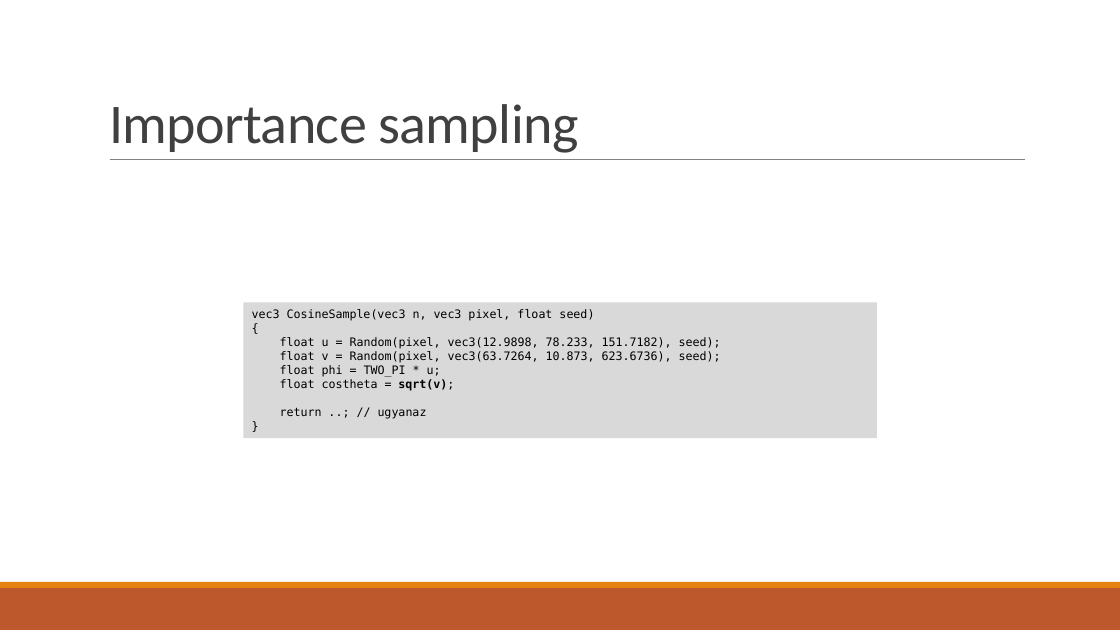
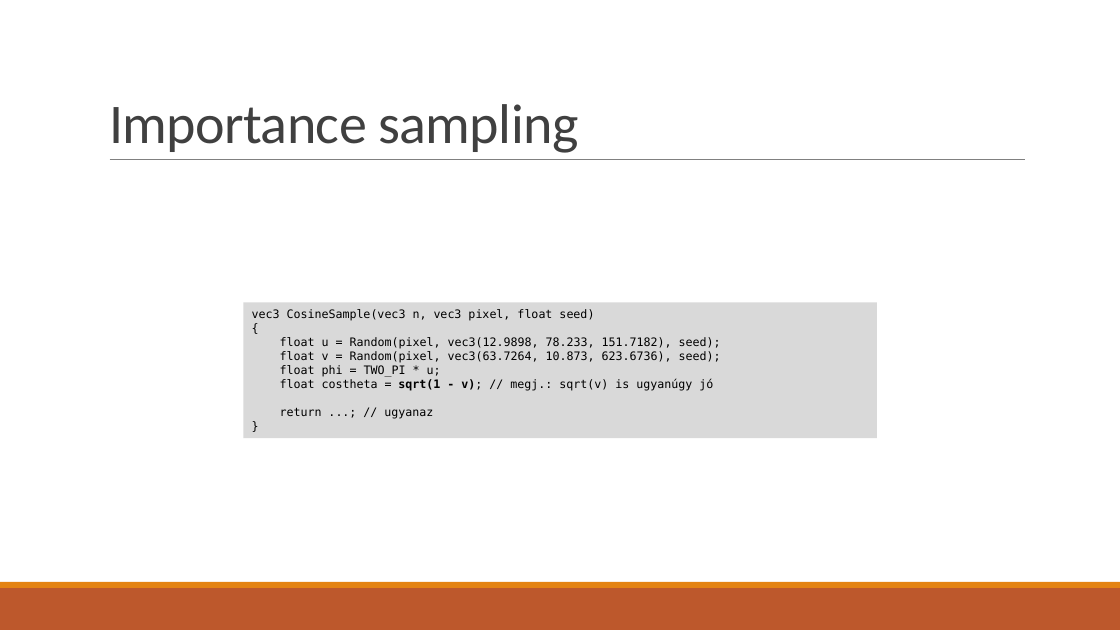
Before and after one commit to asylum2010/Asylum-s-ELTE-Exercises, a slide deck: slide 10 of PBR_EA_02.pptx. Drawn at 1120x630 pixels with LibreOffice and Linux fonts; fonts in the diff are those of the drawing; grey boxes stand for pictures. Boxes give left, top, right and bottom in pixels: in the first picture for what was removed or moved away, otherwise in the second. Text is boxed around its words. In the diff, an @@ line names an element or a change of style, - is before the commit and + after.

```diff
--- a/PBR_EA_02.pptx
+++ b/PBR_EA_02.pptx
@@ text in rectangle at <box>280,379,713,419</box>: text changed @@
-float costheta = sqrt(v);
-return ..; // ugyanaz
+float costheta = sqrt(1 - v); // megj.: sqrt(v) is ugyanúgy jó
+return ...; // ugyanaz
```
Also in this commit, not shown: 3 other slides changed, 1 slide added, 1 slide removed, 1 other file.
